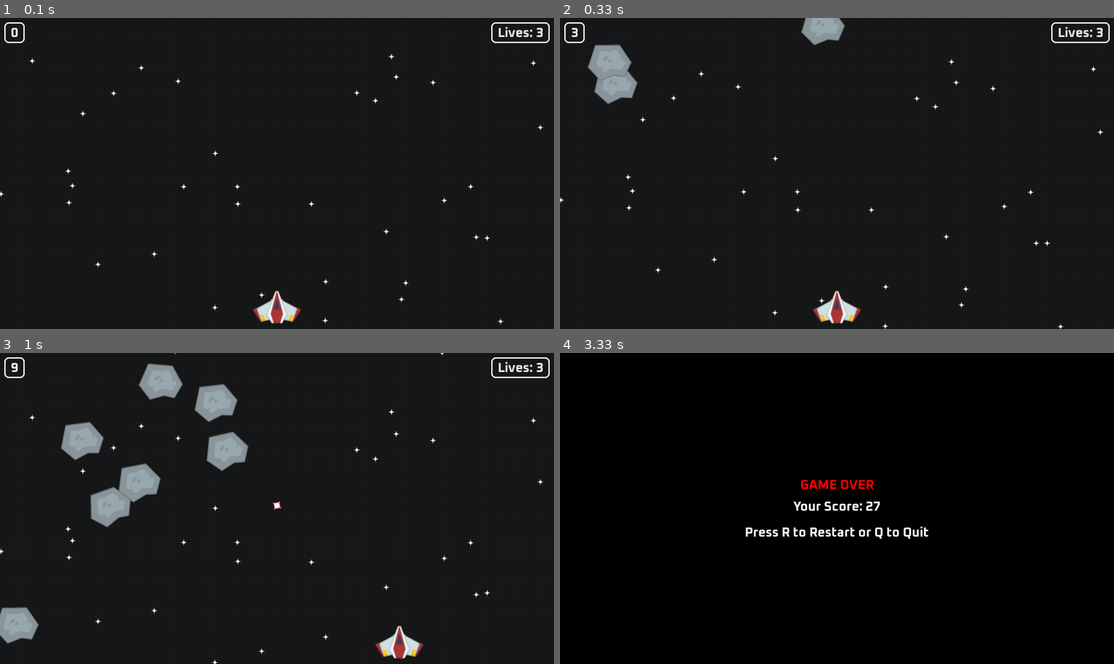
Above: before the commit, frames 1-4 (two rows, left to right).
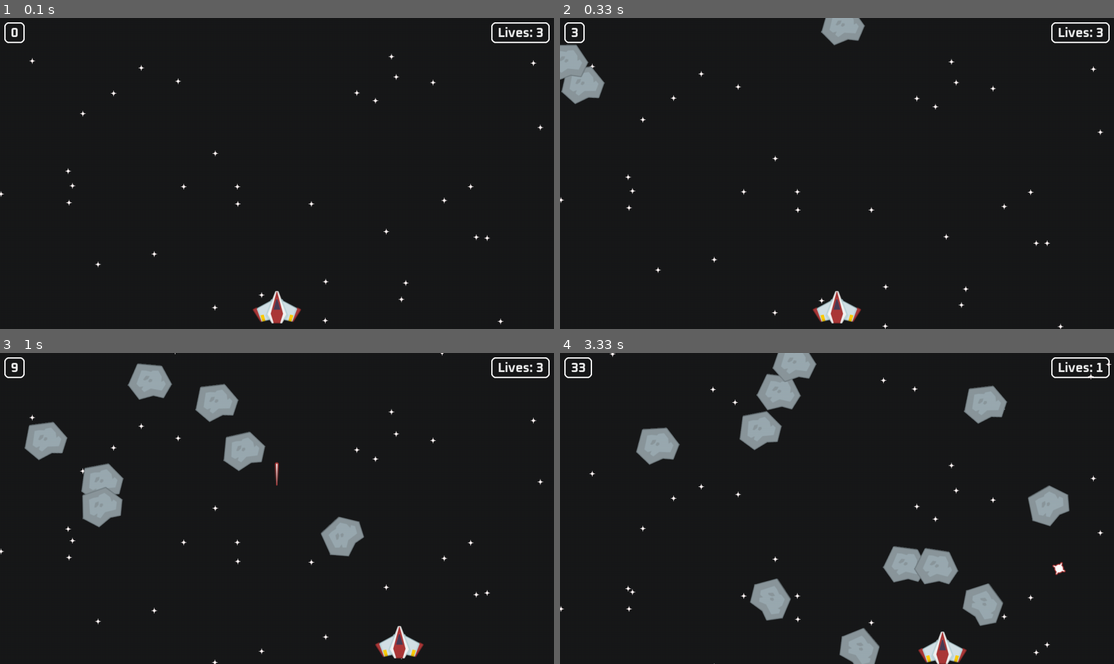
Above: after the commit, the same moments.

Repository: Lucky-Lakshay/Py_game
Game: pygame game, started from space shooter/code/ss_main.py
The game is run twice, just before and just after one commit, with the same random seed, the same clock (stepped at 60 frames per second) and the same inputs.
Inputs:
- Up to frame 1 (0.1 s): no input
- Up to frame 2 (0.33 s): no input
- Up to frame 3 (1 s): tap Space at 0.33, 0.73 s; hold Right from 0.67 s (still down)
- Up to frame 4 (3.33 s): tap Space at 1.03, 1.23, 1.57, 1.87, 2.07, 2.37, 2.63, 2.97, 3.27 s; release Right at 1.13 s; hold Up 1.17-1.47 s; hold Right 1.5-1.97 s; hold Down 2-2.53 s; hold Down 2.57-2.87 s; hold Left 2.9-3.3 s

Frame 1 is identical in both runs. In frame 2, 2.7% of the frame differs, in the area x 0-56%, y 0-28%; in frame 3, 5.6%; in frame 4, 9.8%, in the area x 0-100%, y 0-100%.

Commit message:
fix: sweet spot

Diff:
--- a/space shooter/code/ss_main.py
+++ b/space shooter/code/ss_main.py
@@ -77,7 +77,7 @@
         super().__init__(groups)
         self.original_surf = surf
         self.image = surf
-        self.rect = self.image.get_frect(center = (randint(100, 1100), 0))
+        self.rect = self.image.get_frect(center = (randint(-10, 1300), 0))
         self.direction = pygame.math.Vector2(uniform(-0.5, 0.5), 1)
         self.speed = randint(500,800)
         self.rotation_speed = randint(-70,70)
